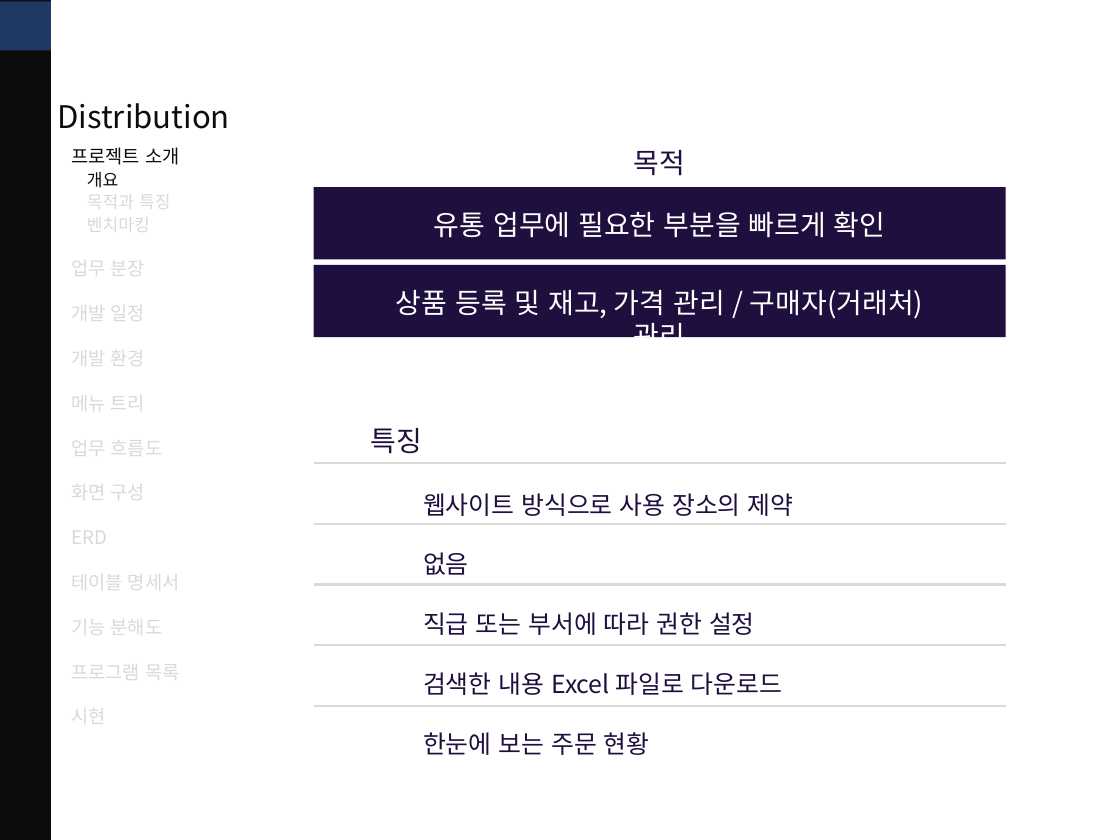
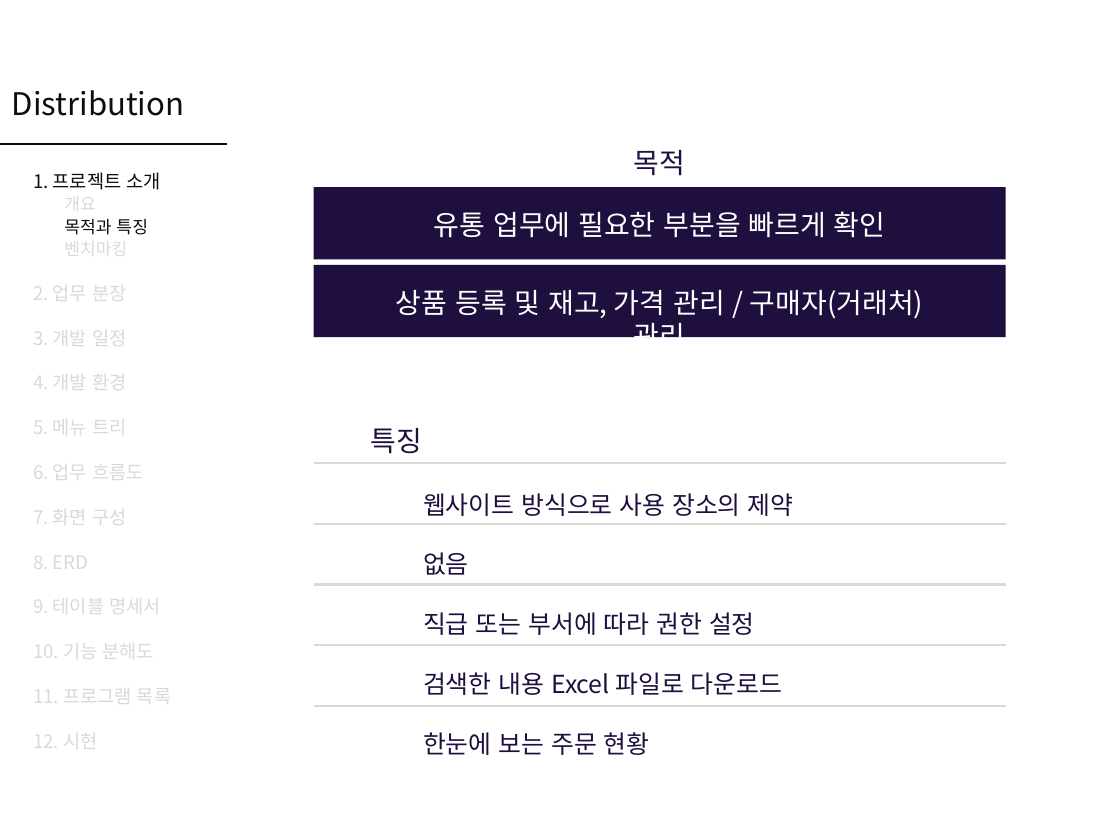
Before and after one commit to Peh9397/Distribution, a slide deck: slide 4 of Distribution.pptx. Drawn at 1120x840 pixels with LibreOffice and Linux fonts; fonts in the diff are those of the drawing; background and template pictures are left out. Boxes give left, top, right and bottom in pixels: in the first picture for what was removed or moved away, otherwise in the second. Text is boxed around its words. In the diff, an @@ line names an element or a change of style, - is before the commit and + after.

```diff
--- a/Distribution.pptx
+++ b/Distribution.pptx
@@ rectangle removed at box(0, 0, 50, 840) @@
@@ rectangle removed at box(0, 1, 50, 50) @@
@@ text "Distribution": place and size @@
-text "Distribution" at box(57, 103, 230, 129)
+text "Distribution" at box(12, 90, 185, 116)
@@ line added from (0, 143) to (227, 143), #0D0D0D 1.5 pt @@
@@ text "1. 프로젝트 소개": place and size @@
-text "1. 프로젝트 소개" at box(71, 147, 179, 729)
+text "1. 프로젝트 소개" at box(33, 172, 171, 754)
@@ text at box(33, 172, 161, 190): text changed @@
-프로젝트 소개
+1. 프로젝트 소개
@@ text at box(64, 191, 148, 261): text colour #0D0D0D to #D9D9D9 in "개요"; text colour #D9D9D9 to #0D0D0D in "목적과 특징" @@
@@ text at box(33, 279, 171, 754): text changed @@
-업무 분장
-개발 일정
-개발 환경
-메뉴 트리
-업무 흐름도
-화면 구성
-ERD
-테이블 명세서
-기능 분해도
-프로그램 목록
-시현
+2. 업무 분장
+3. 개발 일정
+4. 개발 환경
+5. 메뉴 트리
+6. 업무 흐름도
+7. 화면 구성
+8. ERD
+9. 테이블 명세서
+10. 기능 분해도
+11. 프로그램 목록
+12. 시현
```
Also in this commit, not shown: 14 other slides changed, 2 slides removed.
